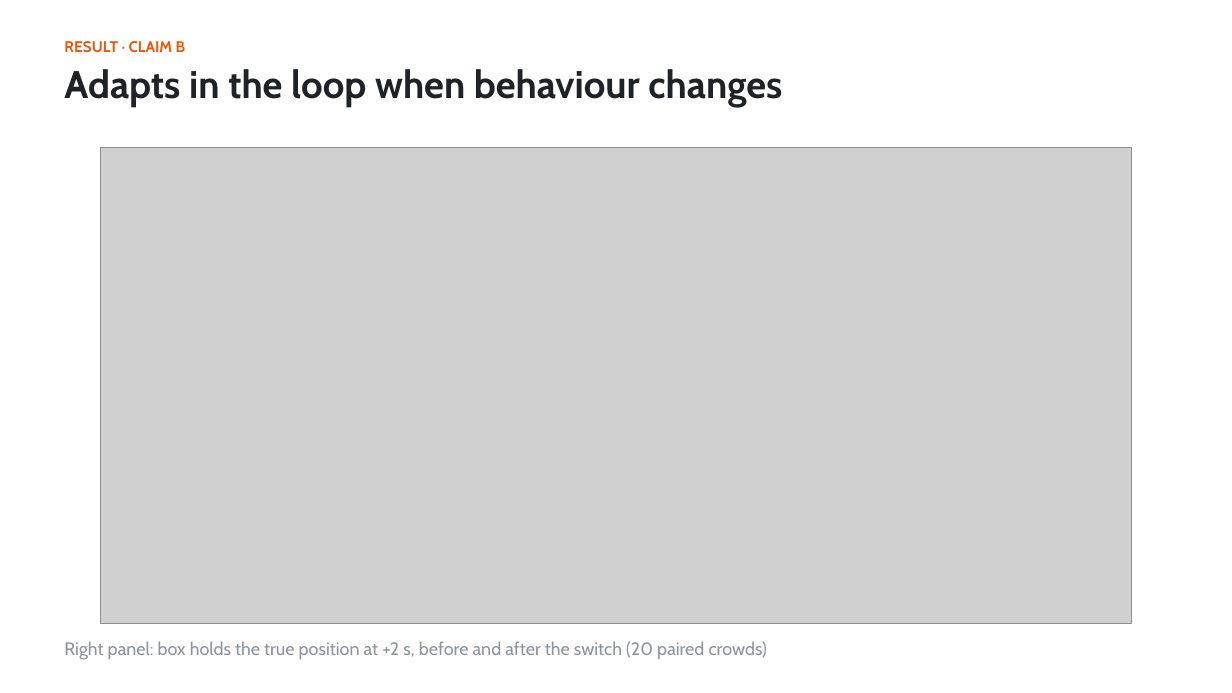
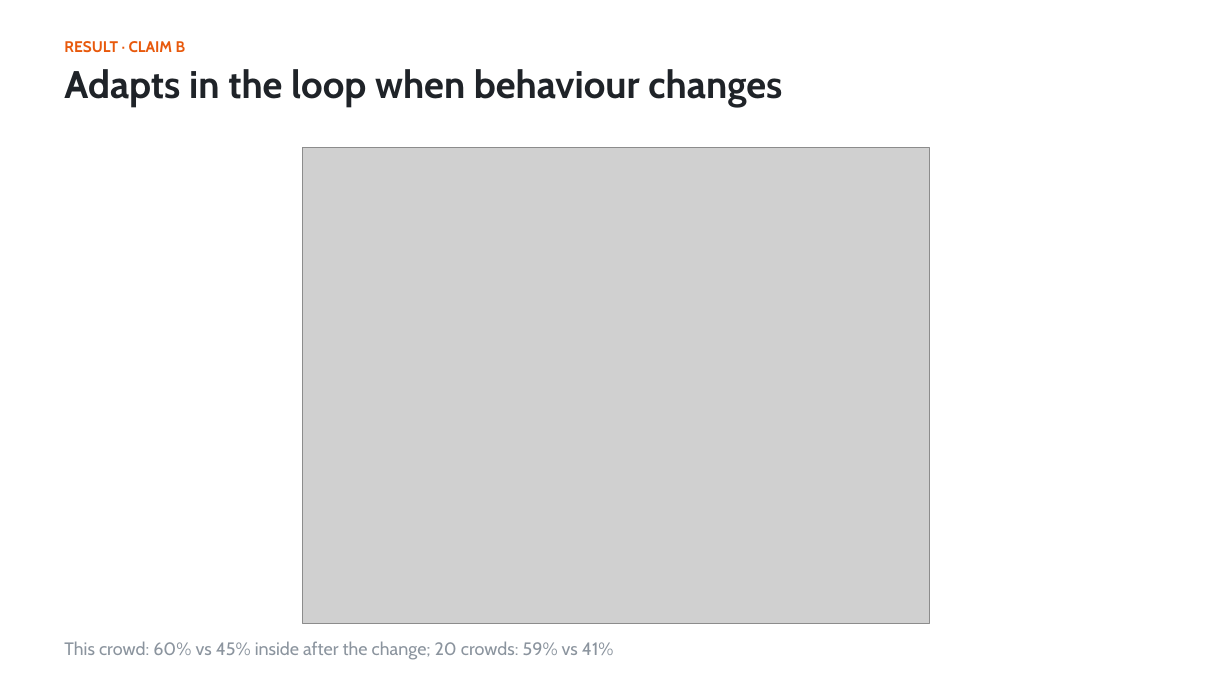
Before and after one commit to shiinalight/Foresight, a slide deck: slide 11 of deck/Foresight.pptx. Drawn at 1232x693 pixels with LibreOffice and Linux fonts; fonts in the diff are those of the drawing; grey boxes stand for pictures. Boxes give left, top, right and bottom in pixels: in the first picture for what was removed or moved away, otherwise in the second. Text is boxed around its words. In the diff, an @@ line names an element or a change of style, - is before the commit and + after.

```diff
--- a/deck/Foresight.pptx
+++ b/deck/Foresight.pptx
@@ picture: place and size @@
-picture at [101, 148, 1132, 624]
+picture at [303, 148, 930, 624]
@@ text at [64, 641, 614, 660]: text changed @@
-Right panel: box holds the true position at +2 s, before and after the switch (20 paired crowds)
+This crowd: 60% vs 45% inside after the change; 20 crowds: 59% vs 41%
```
Also in this commit, not shown: 1 other slide changed, 2 other files.
